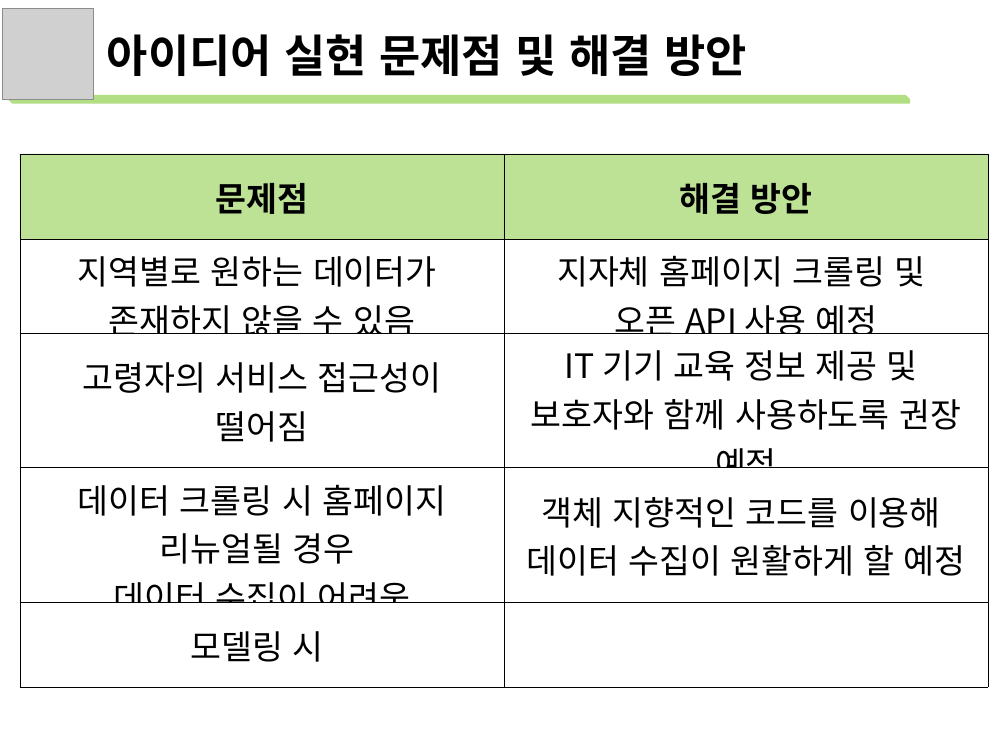
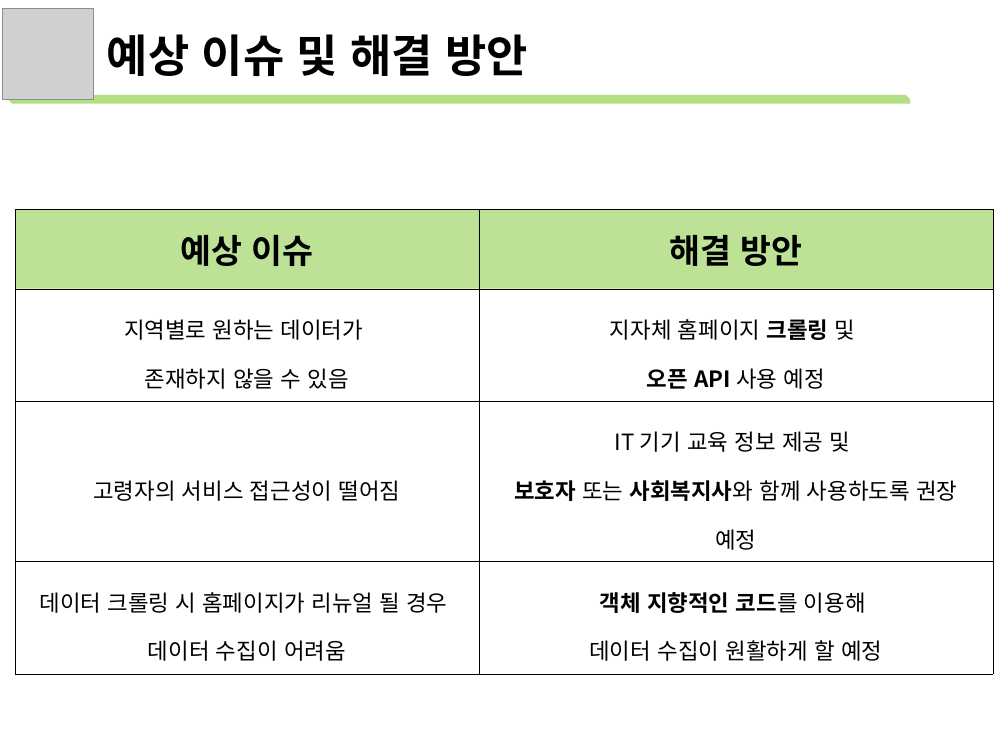
Before and after one commit to lejasa/2022PublicDataServiceProject_NIA, a slide deck: slide 13 of 아이디어제안서.pptx (slide 11 before the commit). Drawn at 1008x756 pixels with LibreOffice and Linux fonts; fonts in the diff are those of the drawing; grey boxes stand for pictures. Boxes give left, top, right and bottom in pixels: in the first picture for what was removed or moved away, otherwise in the second. Text is boxed around its words. In the diff, an @@ line names an element or a change of style, - is before the commit and + after.

```diff
--- a/아이디어제안서.pptx
+++ b/아이디어제안서.pptx
@@ text at bbox=[107, 34, 528, 76]: text changed @@
-아이디어 실현 문제점 및 해결 방안
+예상 이슈 및 해결 방안
@@ table at bbox=[15, 210, 992, 665] @@
-row 1, column 1: 문제점
+row 1, column 1: 예상 이슈
-row 3: 고령자의 서비스 접근성이 떨어짐 | IT 기기 교육 정보 제공 및 / 보호자와 함께 사용하도록 권장 예정
-row 4: 데이터 크롤링 시 홈페이지 리뉴얼될 경우 / 데이터 수집이 어려움 | 객체 지향적인 코드를 이용해 / 데이터 수집이 원활하게 할 예정
-row 5: 모델링 시 | 
+row 3: 고령자의 서비스 접근성이 떨어짐 | IT 기기 교육 정보 제공 및 / 보호자 또는 사회복지사와 함께 사용하도록 권장 예정
+row 4: 데이터 크롤링 시 홈페이지가 리뉴얼 될 경우 / 데이터 수집이 어려움 | 객체 지향적인 코드를 이용해 / 데이터 수집이 원활하게 할 예정
@@ table: place and size @@
-table at bbox=[20, 155, 988, 666]
+table at bbox=[15, 210, 992, 665]
```
Also in this commit, not shown: 8 other slides changed, 8 slides added, 6 slides removed, 3 other files.
